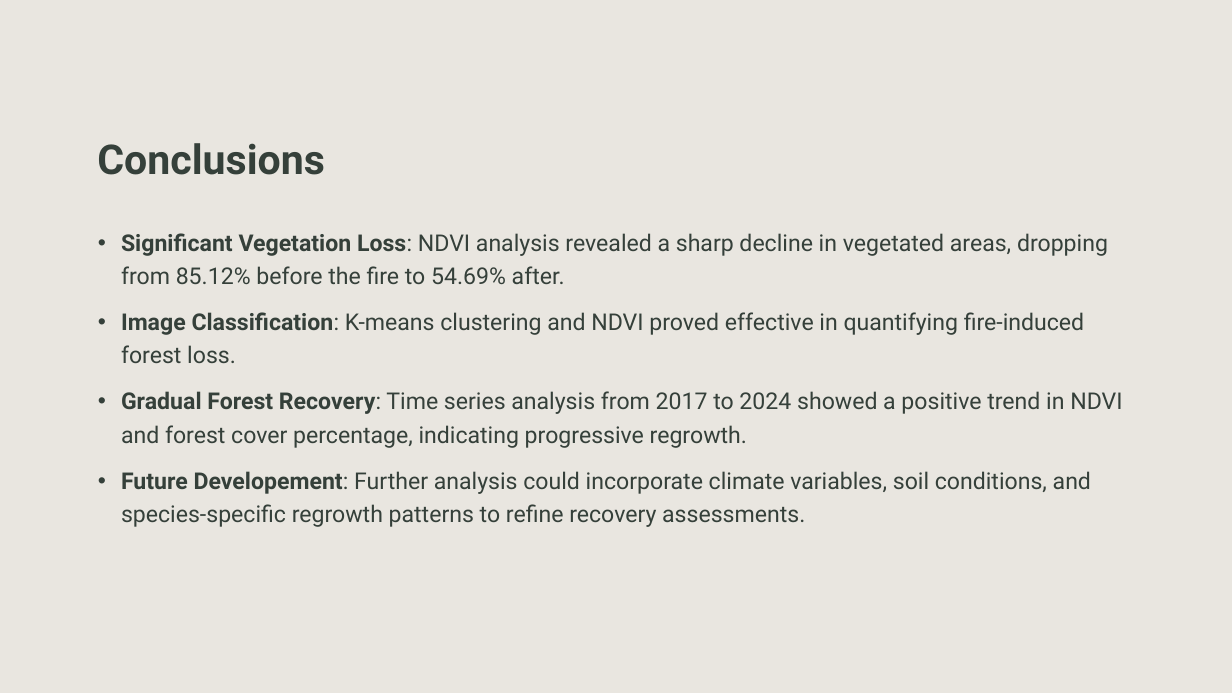
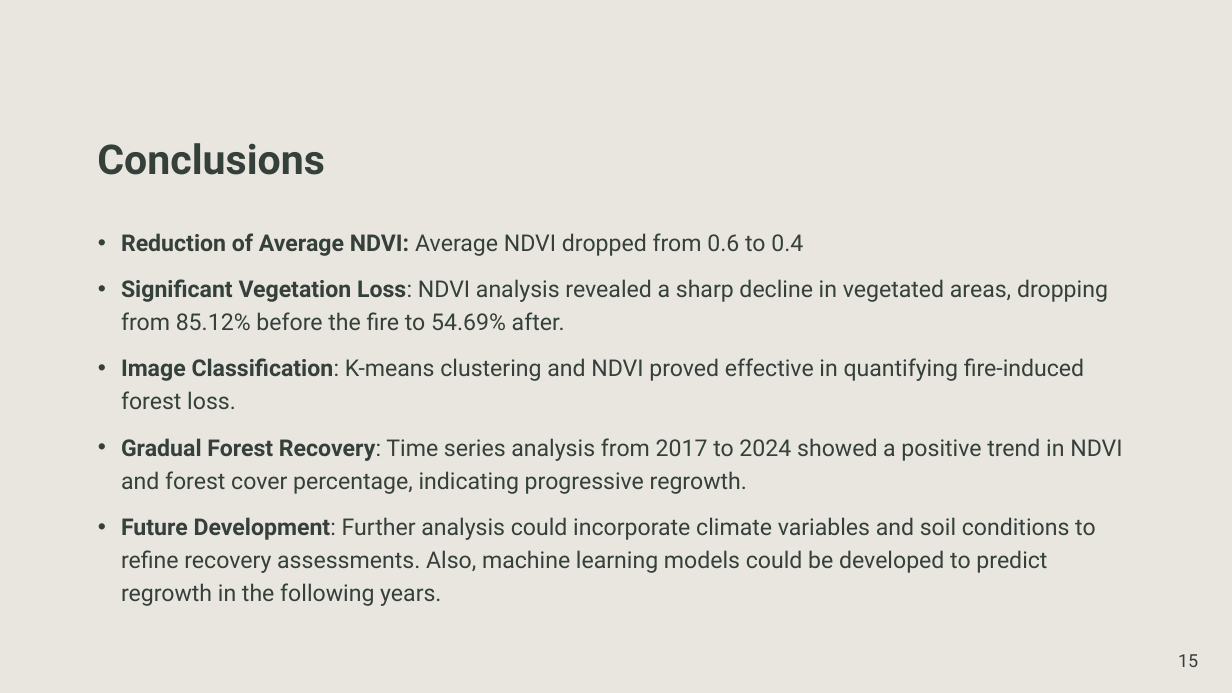
Before and after one commit to SimoneSantoro21/Spatial_Ecology_in_R, a slide deck: slide 15 of ppt/Evaluating vegetation loss due to wildfire in Segura.pptx. Drawn at 1232x693 pixels with LibreOffice and Linux fonts; fonts in the diff are those of the drawing. Boxes give left, top, right and bottom in pixels: in the first picture for what was removed or moved away, otherwise in the second. Text is boxed around its words. In the diff, an @@ line names an element or a change of style, - is before the commit and + after.

```diff
--- a/ppt/Evaluating vegetation loss due to wildfire in Segura.pptx
+++ b/ppt/Evaluating vegetation loss due to wildfire in Segura.pptx
@@ text at <box>121,233,803,256</box>: paragraph added @@
+• Reduction of Average NDVI: Average NDVI dropped from 0.6 to 0.4
@@ text at <box>121,517,1096,606</box>: text changed @@
-• Future Developement: Further analysis could incorporate climate variables, soil conditions, and species-specific regrowth patterns to refine recovery assessments.
+• Future Development: Further analysis could incorporate climate variables and soil conditions to refine recovery assessments. Also, machine learning models could be developed to predict regrowth in the following years.
@@ page number added at <box>1178,654,1198,667</box>, 14 pt, text #35403A @@
+15
```
Also in this commit, not shown: 14 other slides changed, 1 other file.
